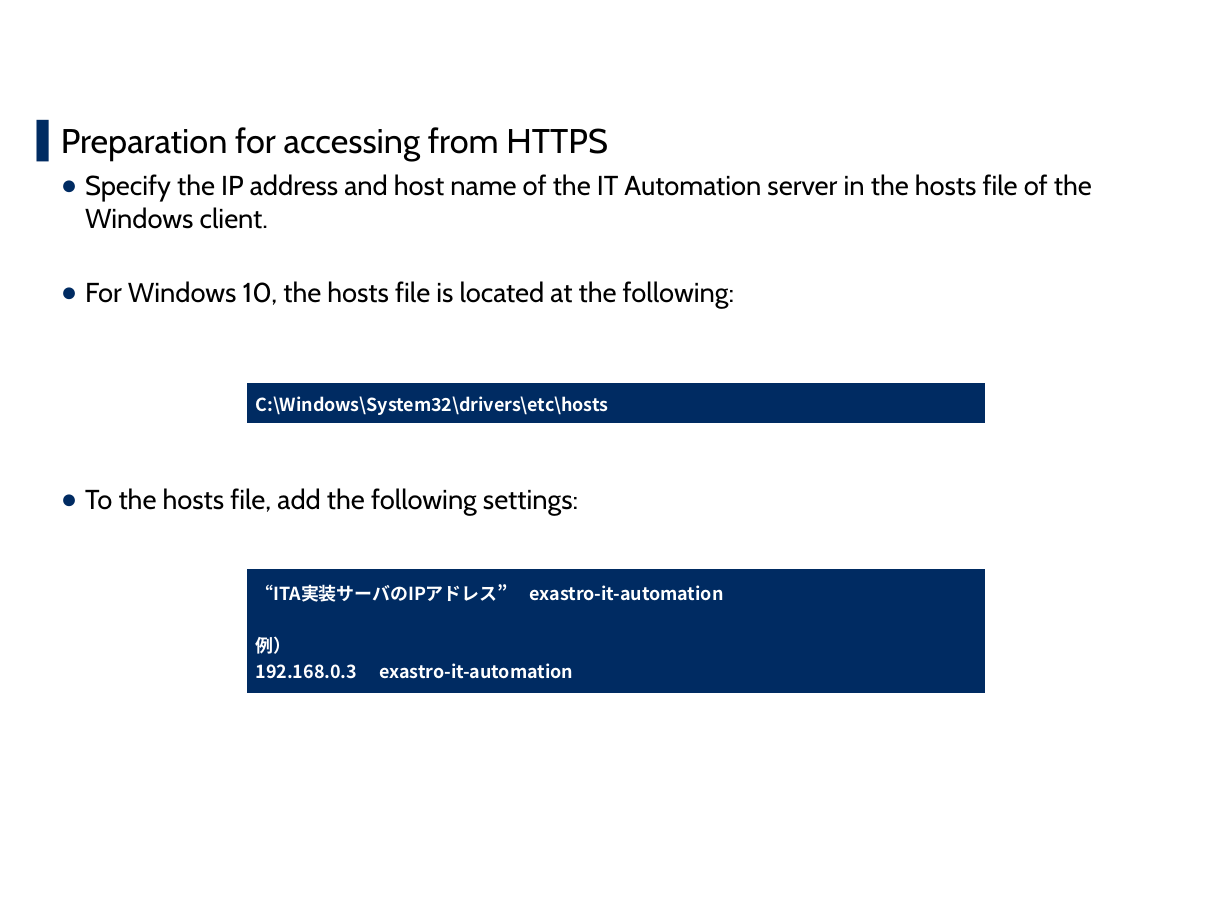
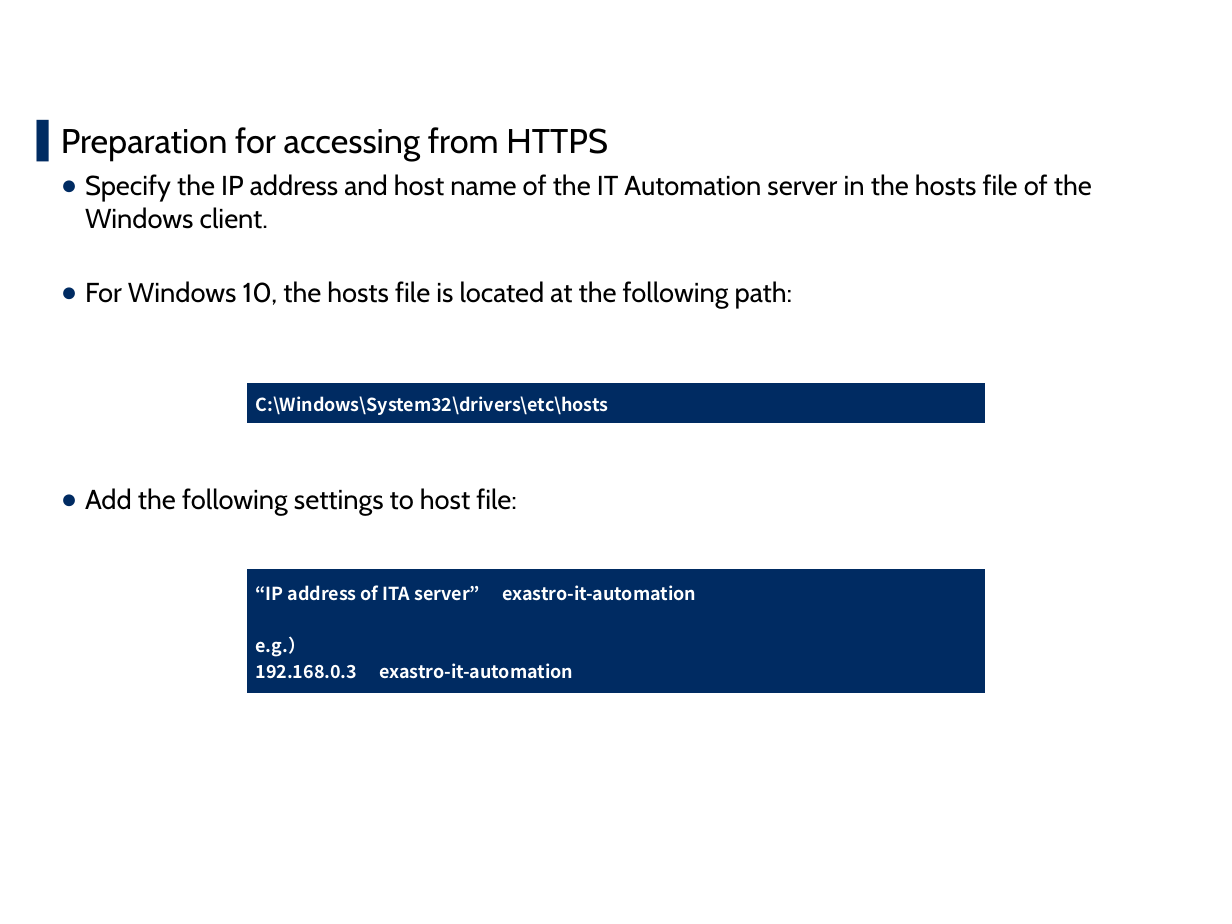
Before and after one commit to exastro-suite/it-automation-docs, a slide deck: slide 24 of asset/Learn/ITA-online-install_en.pptx. Drawn at 1232x924 pixels with LibreOffice and Linux fonts; fonts in the diff are those of the drawing; background and template pictures are left out. Boxes give left, top, right and bottom in pixels: in the first picture for what was removed or moved away, otherwise in the second. Text is boxed around its words. In the diff, an @@ line names an element or a change of style, - is before the commit and + after.

```diff
--- a/asset/Learn/ITA-online-install_en.pptx
+++ b/asset/Learn/ITA-online-install_en.pptx
@@ text at bbox=[85, 281, 793, 515]: text changed @@
-  ● For Windows 10, the hosts file is located at the following:
-  ● To the hosts file, add the following settings:
+  ● For Windows 10, the hosts file is located at the following path:
+  ● Add the following settings to host file:
@@ table at bbox=[246, 569, 986, 695] @@
-row 1, column 1: “ITA実装サーバのIPアドレス” exastro-it-automation 例） 192.168.0.3 exastro-it-automation
+row 1, column 1: “IP address of ITA server” exastro-it-automation e.g.） 192.168.0.3 exastro-it-automation
```
Also in this commit, not shown: 16 other slides changed, 15 other files.
